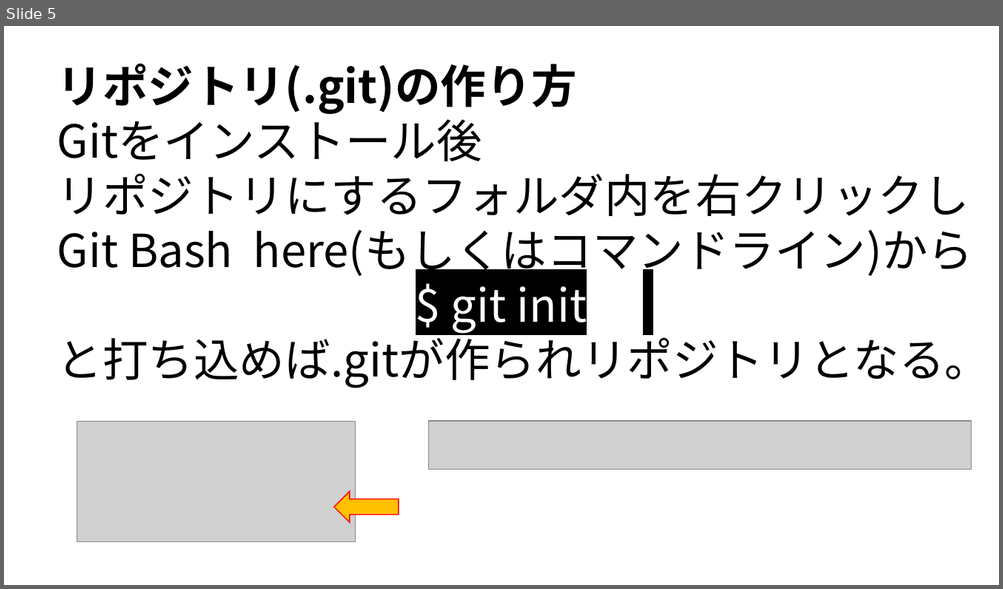
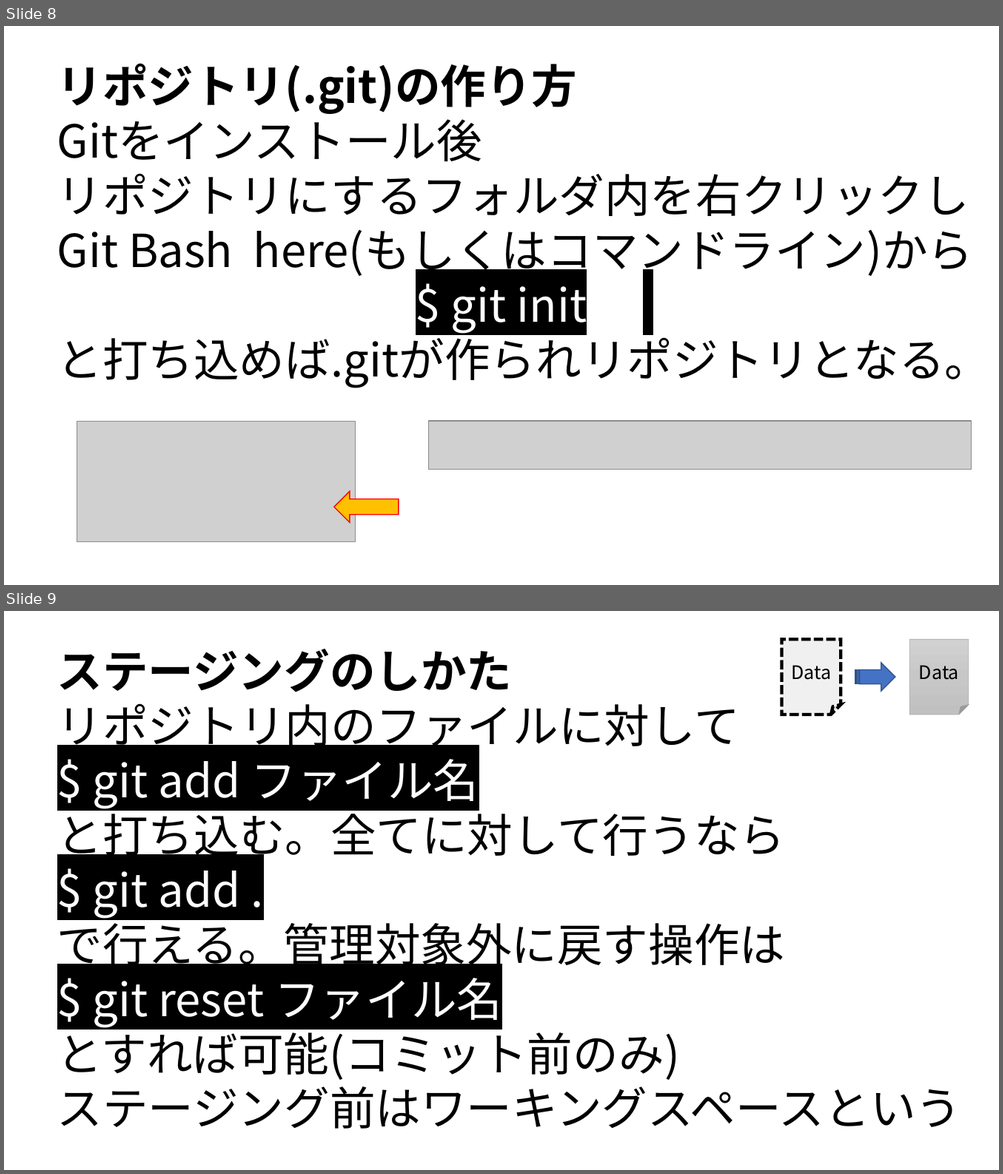
Before and after one commit to syalpon/master, a slide deck: git.pptx. Shown one above the other, each under a label of ours: slide 5 before the commit, slides 8 and 9 after it. The pictures are 1003x589 and 1003x1174 pixels, drawn with LibreOffice and Linux fonts; fonts in the diff are those of the drawing; grey boxes stand for pictures. Boxes give left, top, right and bottom in pixels: in the first picture for what was removed or moved away, otherwise in the second. Text is boxed around its words. In the diff, an @@ line names an element or a change of style, - is before the commit and + after.

```diff
--- a/git.pptx
+++ b/git.pptx
@@ slide 9 added at box(4, 611, 999, 1170), background #FFFFFF @@
@@ text added at box(57, 649, 962, 1129), 44 pt, text #000000 @@
+ステージングのしかた
+リポジトリ内のファイルに対して
+$ git add ファイル名
+と打ち込む。全てに対して行うなら
+$ git add .
+で行える。管理対象外に戻す操作は
+$ git reset ファイル名
+とすれば可能(コミット前のみ)
+ステージング前はワーキングスペースという
@@ folded corner added at box(782, 639, 840, 715), fill #BFBFBF at 22% opacity, outline #000000 3 pt dashed, 18 pt, text #000000 @@
+Data
@@ folded corner added at box(909, 639, 968, 715), fill gradient #D2D2D2 to #C8C8C8 to #C0C0C0, outline #A5A5A5 0.5 pt, 18 pt, text #000000 @@
+Data
@@ striped right arrow added at box(855, 663, 896, 691), fill #4472C4, outline #325491 1 pt @@
@@ what was slide 5 is now slide 8 @@
```
Also in this commit, not shown: 4 slides changed, 8 other slides added, 2 slides removed.
